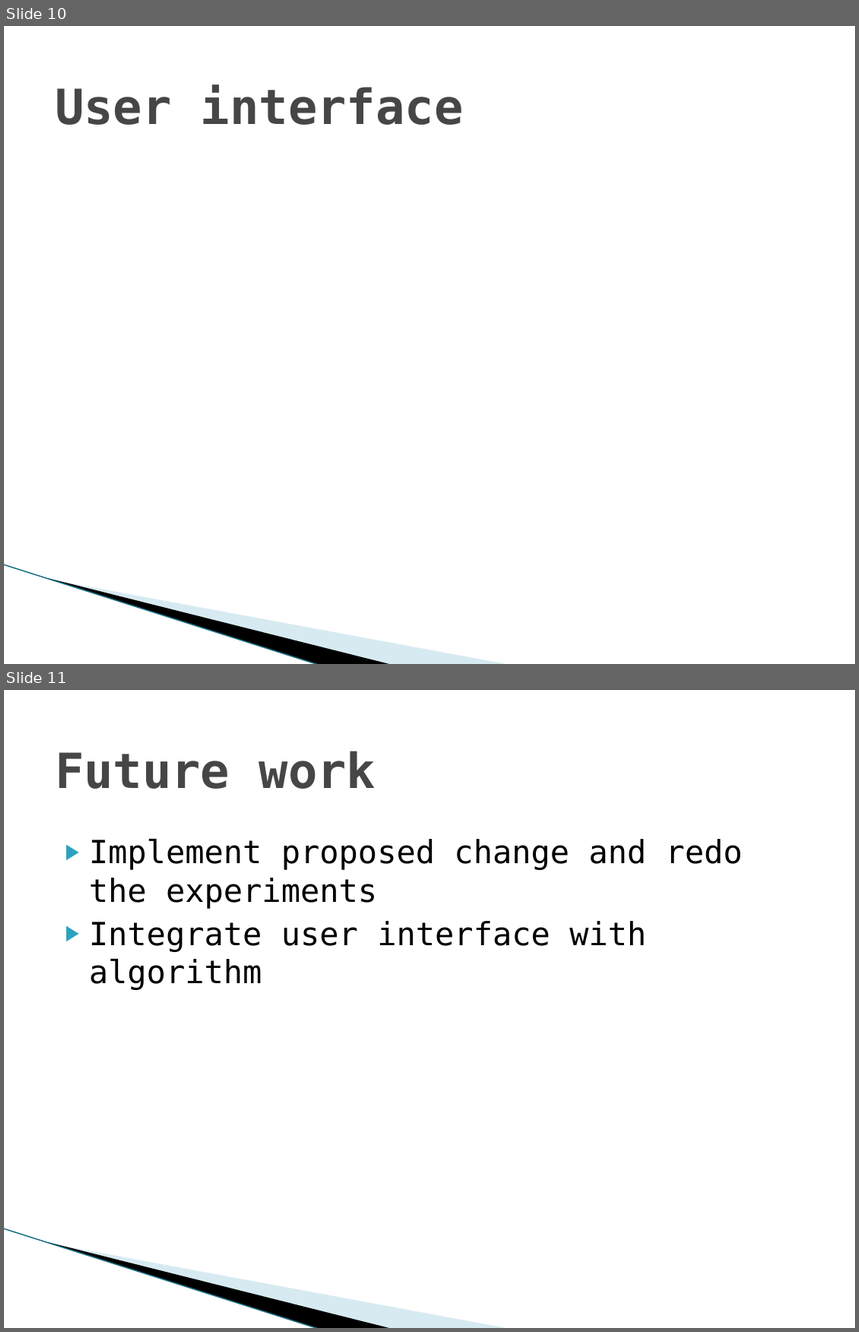
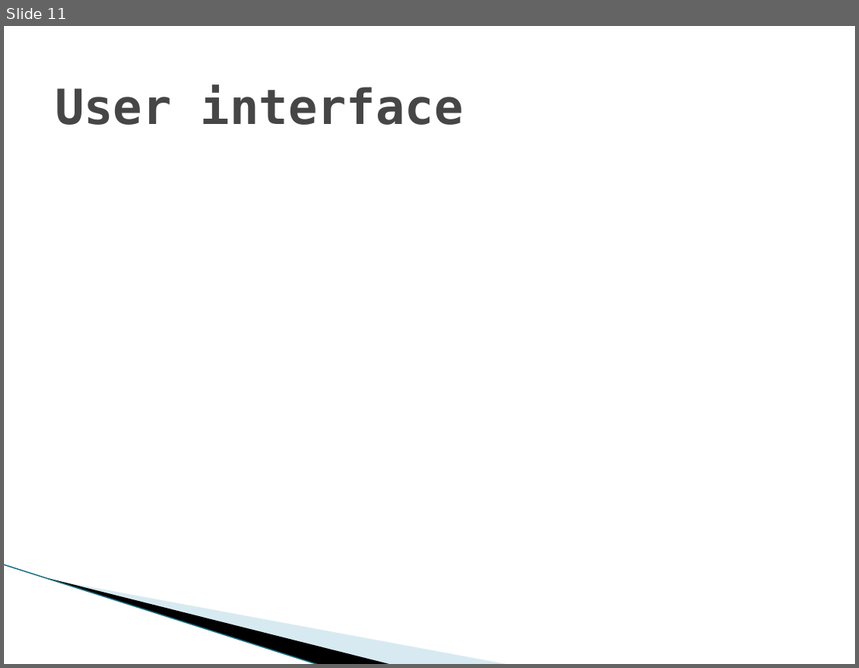
Before and after one commit to alok20121998/Traffic-Optimization-Project, a slide deck: presentation/bachelor/presentation 1/Sem_2_presentation_2.pptx. Shown one above the other, each under a label of ours: slides 10 and 11 before the commit, slide 11 after it. The pictures are 859x1332 and 859x668 pixels, drawn with LibreOffice and Linux fonts; fonts in the diff are those of the drawing; background and template pictures are left out. Boxes give left, top, right and bottom in pixels: in the first picture for what was removed or moved away, otherwise in the second. Text is boxed around its words. In the diff, an @@ line names an element or a change of style, - is before the commit and + after.

```diff
--- a/presentation/bachelor/presentation 1/Sem_2_presentation_2.pptx
+++ b/presentation/bachelor/presentation 1/Sem_2_presentation_2.pptx
@@ slide 11 removed at (x1=4, y1=690, x2=855, y2=1328), background #FFFFFF; not listed: 3 template elements that a slide beside it also shows @@
@@ title removed at (x1=55, y1=751, x2=376, y2=789) @@
-Future work
@@ text removed at (x1=89, y1=839, x2=743, y2=990) @@
-▶ Implement proposed change and redo the experiments
-▶ Integrate user interface with algorithm
@@ what was slide 10 is now slide 11 @@
```
Also in this commit, not shown: 3 slides changed, 1 slide added, 6 other files.
